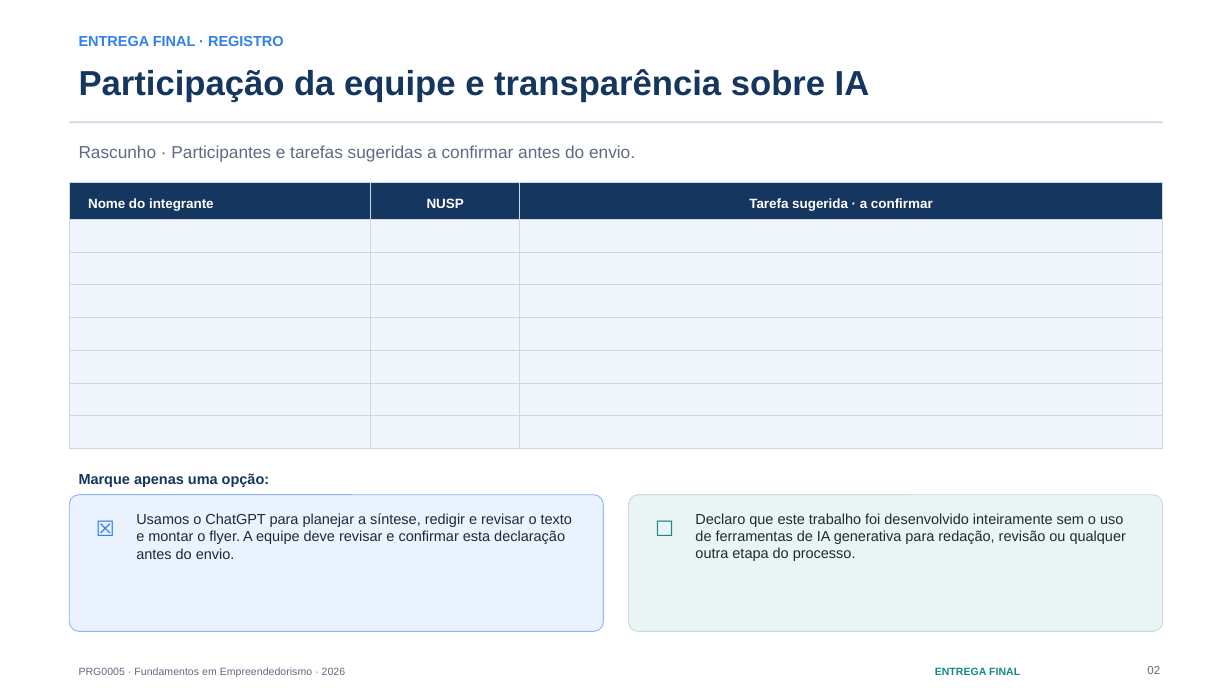
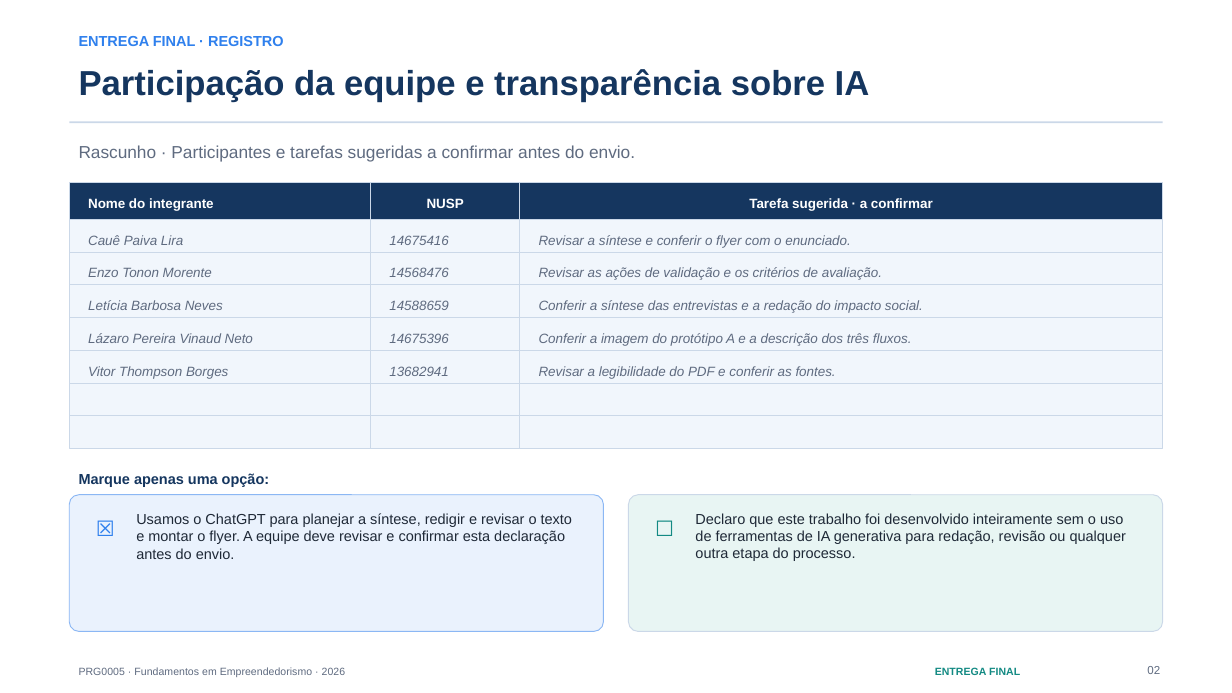
Before and after one commit to caue-paiva/prg-0005, a slide deck: slide 2 of entregas/06-entrega-final/Entrega_Final_Collabora.AI_rascunho.pptx. Drawn at 1232x693 pixels with LibreOffice and Linux fonts; fonts in the diff are those of the drawing. Boxes give left, top, right and bottom in pixels: in the first picture for what was removed or moved away, otherwise in the second. Text is boxed around its words. In the diff, an @@ line names an element or a change of style, - is before the commit and + after.

```diff
--- a/entregas/06-entrega-final/Entrega_Final_Collabora.AI_rascunho.pptx
+++ b/entregas/06-entrega-final/Entrega_Final_Collabora.AI_rascunho.pptx
@@ text added at (x1=88, y1=235, x2=183, y2=245), 10.5 pt, text #5F6B80, italic @@
+Cauê Paiva Lira
@@ text added at (x1=389, y1=235, x2=449, y2=245), 10.5 pt, text #5F6B80, italic @@
+14675416
@@ text added at (x1=539, y1=235, x2=850, y2=248), 10.5 pt, text #5F6B80, italic @@
+Revisar a síntese e conferir o flyer com o enunciado.
@@ text added at (x1=88, y1=268, x2=212, y2=277), 10.5 pt, text #5F6B80, italic @@
+Enzo Tonon Morente
@@ text added at (x1=389, y1=267, x2=449, y2=277), 10.5 pt, text #5F6B80, italic @@
+14568476
@@ text added at (x1=539, y1=267, x2=882, y2=280), 10.5 pt, text #5F6B80, italic @@
+Revisar as ações de validação e os critérios de avaliação.
@@ text added at (x1=88, y1=300, x2=223, y2=310), 10.5 pt, text #5F6B80, italic @@
+Letícia Barbosa Neves
@@ text added at (x1=389, y1=300, x2=449, y2=310), 10.5 pt, text #5F6B80, italic @@
+14588659
@@ text added at (x1=539, y1=300, x2=923, y2=313), 10.5 pt, text #5F6B80, italic @@
+Conferir a síntese das entrevistas e a redação do impacto social.
@@ text added at (x1=88, y1=333, x2=253, y2=343), 10.5 pt, text #5F6B80, italic @@
+Lázaro Pereira Vinaud Neto
@@ text added at (x1=389, y1=333, x2=449, y2=343), 10.5 pt, text #5F6B80, italic @@
+14675396
@@ text added at (x1=539, y1=333, x2=912, y2=346), 10.5 pt, text #5F6B80, italic @@
+Conferir a imagem do protótipo A e a descrição dos três fluxos.
@@ text added at (x1=88, y1=366, x2=228, y2=379), 10.5 pt, text #5F6B80, italic @@
+Vitor Thompson Borges
@@ text added at (x1=389, y1=366, x2=449, y2=376), 10.5 pt, text #5F6B80, italic @@
+13682941
@@ text added at (x1=539, y1=366, x2=836, y2=379), 10.5 pt, text #5F6B80, italic @@
+Revisar a legibilidade do PDF e conferir as fontes.
```
Also in this commit, not shown: 1 other file.
